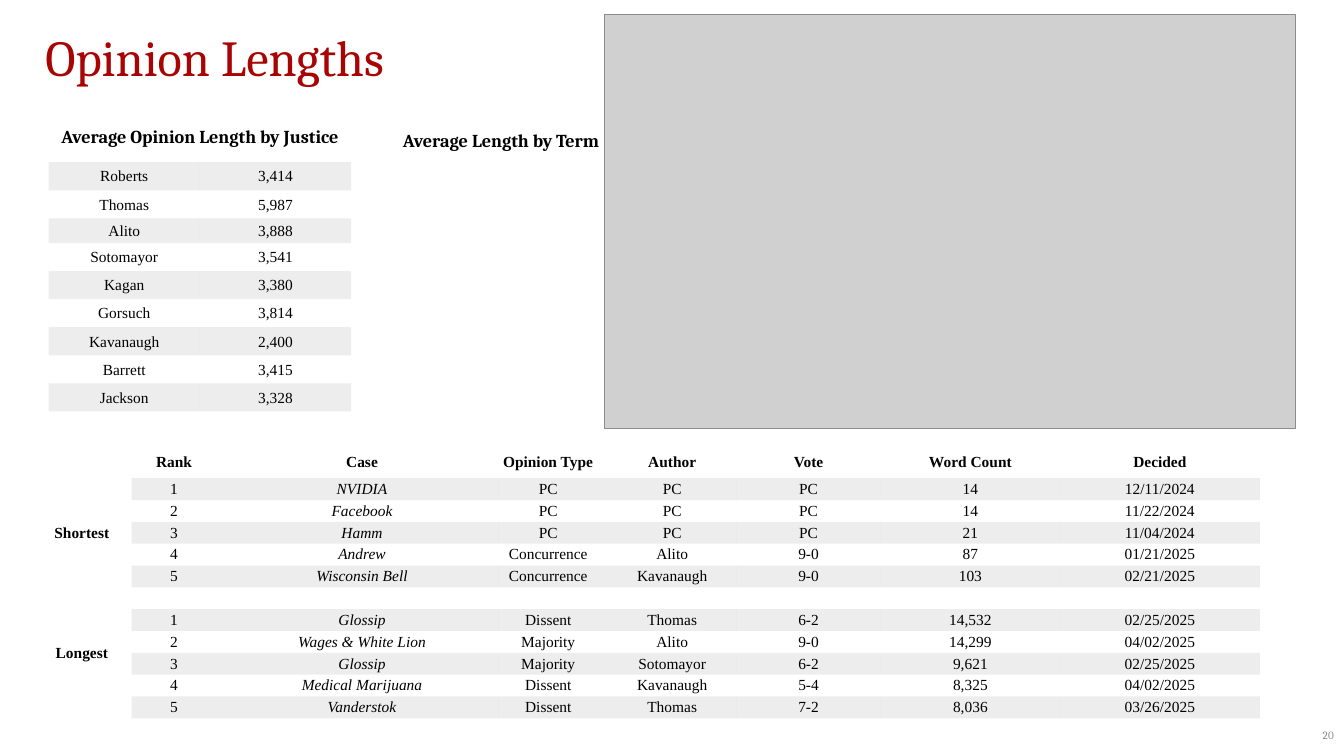
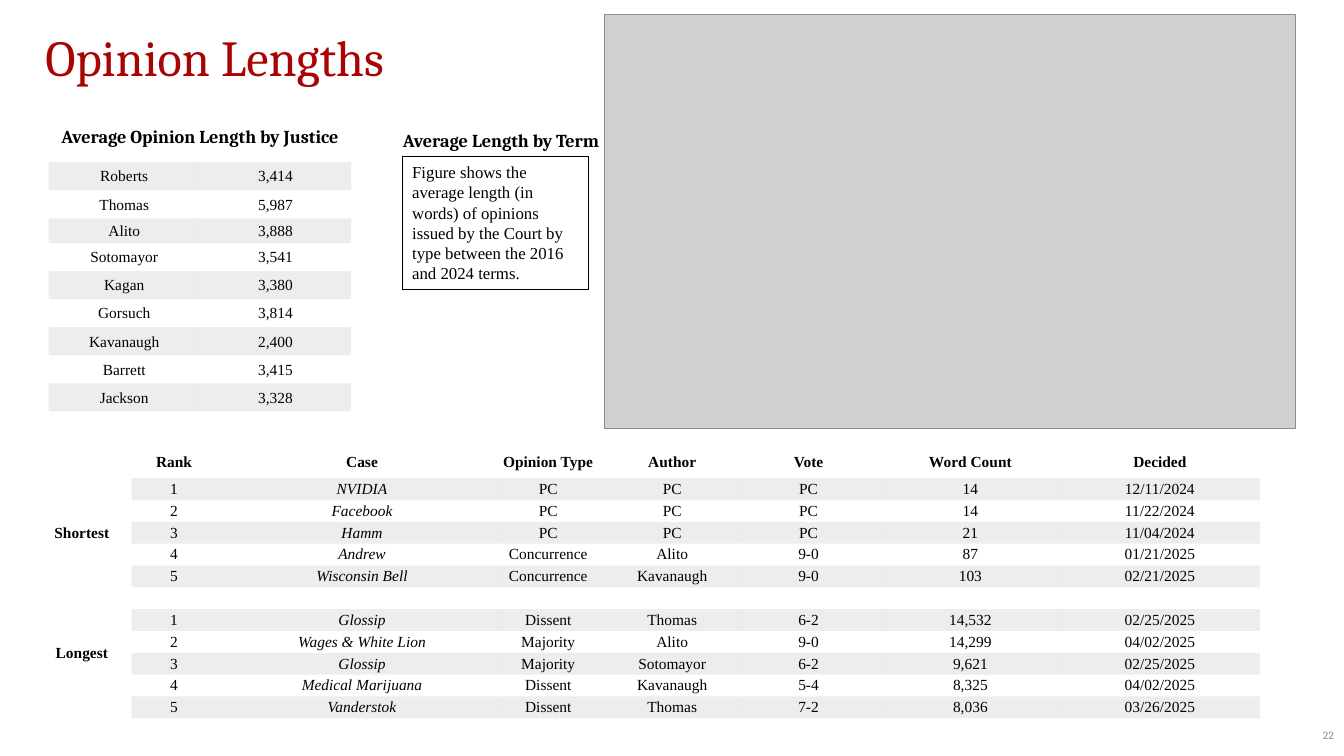
Before and after one commit to JakeTruscott/scotuswatch, a slide deck: slide 22 of Stat Reviews/OT24_StatReview/compilation/SCOTUSBlog/statpack_OT24.pptx (slide 20 before the commit). Drawn at 1344x756 pixels with LibreOffice and Linux fonts; fonts in the diff are those of the drawing; grey boxes stand for pictures. Boxes give left, top, right and bottom in pixels: in the first picture for what was removed or moved away, otherwise in the second. Text is boxed around its words. In the diff, an @@ line names an element or a change of style, - is before the commit and + after.

```diff
--- a/Stat Reviews/OT24_StatReview/compilation/SCOTUSBlog/statpack_OT24.pptx
+++ b/Stat Reviews/OT24_StatReview/compilation/SCOTUSBlog/statpack_OT24.pptx
@@ rectangle added at (402,157,589,289), outline #000000 0.75 pt, 12 pt, text #000000 @@
+Figure shows the average length (in words) of opinions issued by the Court by type between the 2016 and 2024 terms.
@@ page number at (1323,731,1334,739): text changed @@
-20
+22
```
Also in this commit, not shown: 8 other slides changed, 4 slides added, 2 slides removed, 6 other files.
